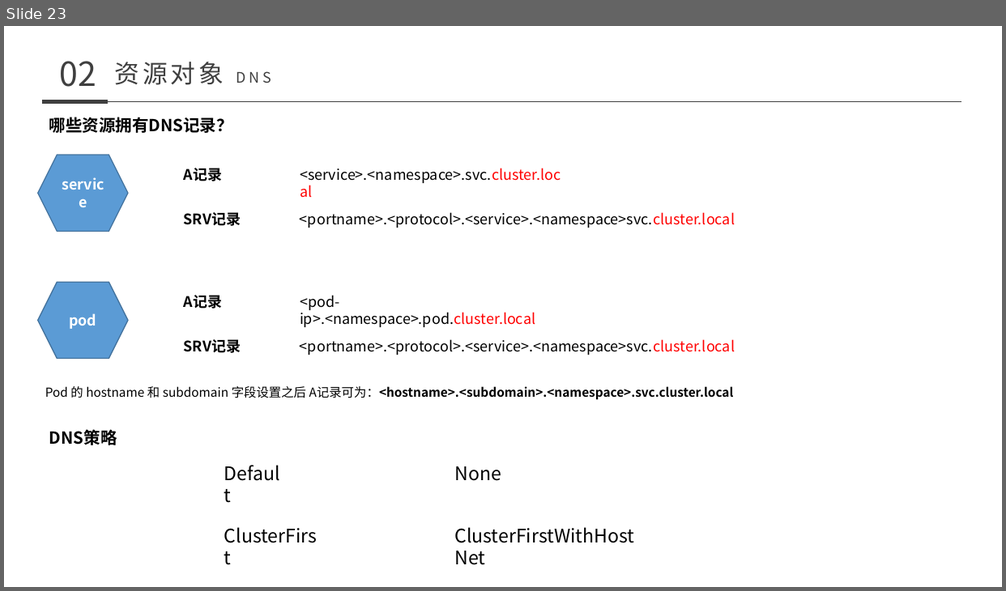
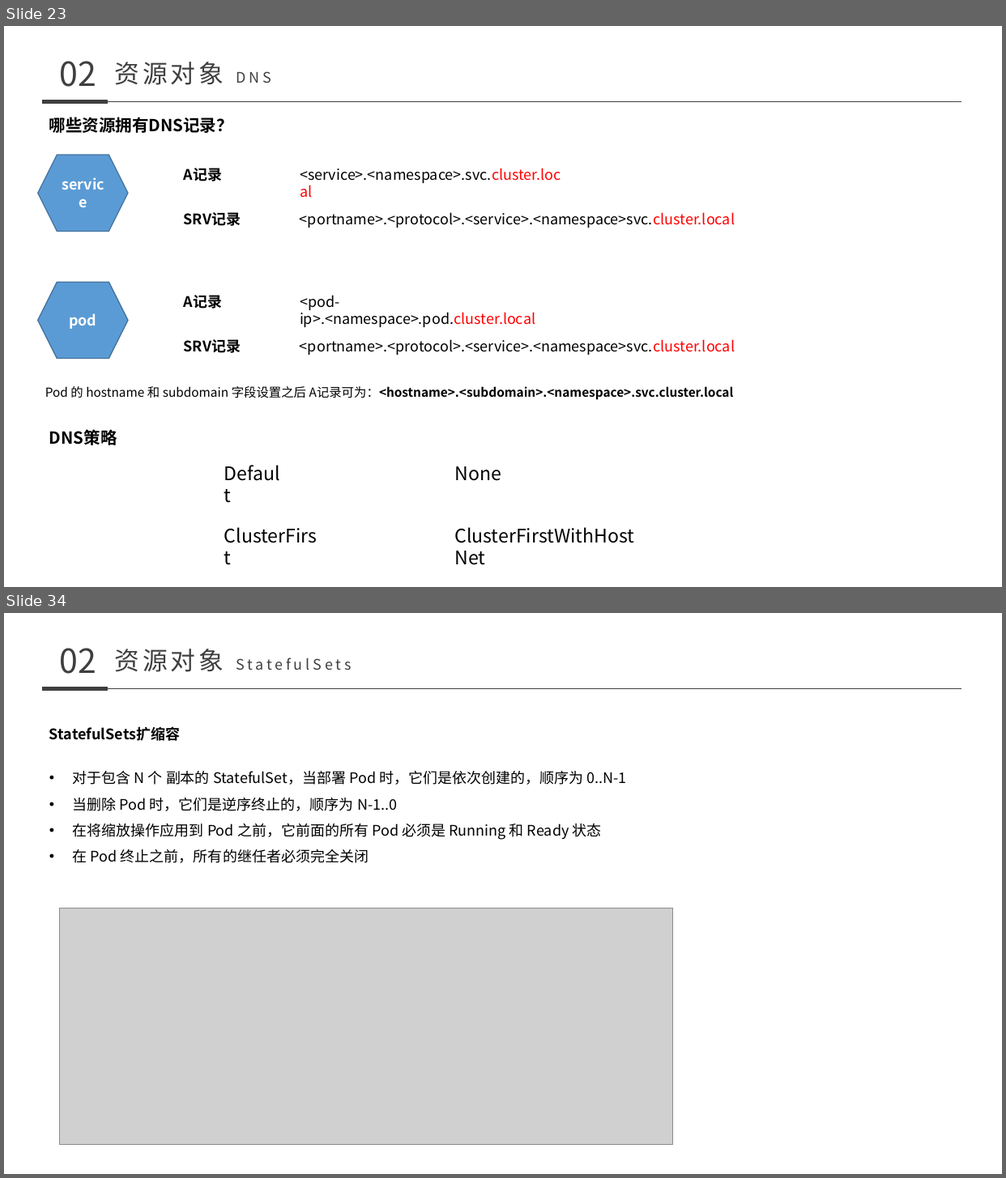
Before and after one commit to nutionMedivn/Kubernetes-training-camp, a slide deck: 基础/008-011 kubernetes.pptx. Shown one above the other, each under a label of ours: slide 23 before the commit, slides 23 and 34 after it; the slides between them are not shown. The pictures are 1006x591 and 1006x1178 pixels, drawn with LibreOffice and Linux fonts; fonts in the diff are those of the drawing; grey boxes stand for pictures. Boxes give left, top, right and bottom in pixels: in the first picture for what was removed or moved away, otherwise in the second. Text is boxed around its words. In the diff, an @@ line names an element or a change of style, - is before the commit and + after.

```diff
--- a/基础/008-011 kubernetes.pptx
+++ b/基础/008-011 kubernetes.pptx
@@ slide 34 added at bbox=[4, 613, 1002, 1174], background #FFFFFF @@
@@ text added at bbox=[60, 648, 97, 674], 32 pt, text #3F3F3F @@
+02
@@ text added at bbox=[115, 649, 224, 672], 14 pt, text #3F3F3F @@
+资源对象 StatefulSets
@@ line added from (42, 688) to (108, 688), #3F3F3F 4.5 pt @@
@@ line added from (108, 688) to (961, 688), #3F3F3F 0.5 pt @@
@@ text added at bbox=[49, 726, 627, 863], 14 pt, text #000000 @@
+StatefulSets扩缩容
+• 对于包含 N 个 副本的 StatefulSet，当部署 Pod 时，它们是依次创建的，顺序为 0..N-1
+• 当删除 Pod 时，它们是逆序终止的，顺序为 N-1..0
+• 在将缩放操作应用到 Pod 之前，它前面的所有 Pod 必须是 Running 和 Ready 状态
+• 在 Pod 终止之前，所有的继任者必须完全关闭
@@ picture added at bbox=[59, 908, 673, 1144] @@
```
Also in this commit, not shown: 1 slide changed, 42 other slides added, 9 other files.
